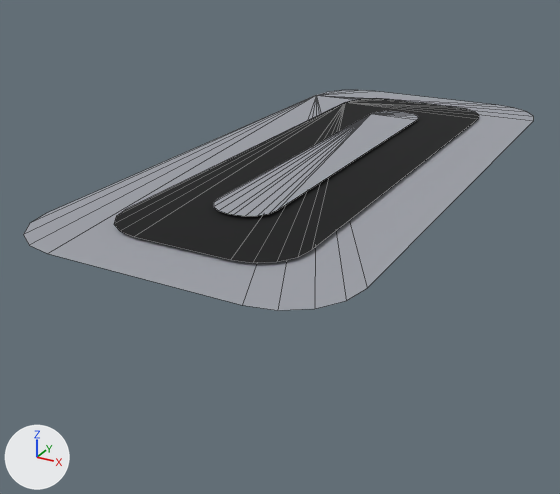
An edit to the COLLADA model Art/Models/premium/rollover-plate.dae, drawn before and after from the same camera.
One viewpoint serves both versions: a 50 mm lens placed at (1.01, -2.2, 0.77), pointed at (-0.15, -0.08, -0.29). The lights are fixed; the arrows at lower left show +X, +Y and +Z. The older version comes first. Mesh edges are drawn as thin lines.

In view in the first picture: 'dark', 'plate_frame'.
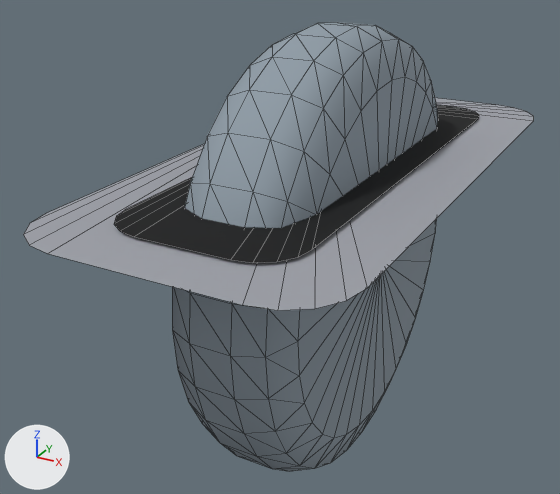
Where the change shows, as pixel boxes (x1, y1, x2, y2) in the pictures (560 x 494 px):
'metal', added
    after: (172, 22, 438, 471)
'plate_frame', reshaped
    before: (23, 90, 534, 310)
    after: (23, 98, 534, 310)
part 1 of me_plate_frame, deleted
    before: (214, 111, 419, 216)

What the commit changed:
Material 'metal' (mat_metal) is new.
Its base color is (0.274, 0.33, 0.38) (grey #8f9ba6).
Its roughness is 0.9.
me_plate_frame is used by ob_plate_frame; location (0.0, 0.0, 0.0).
me_plate_frame had 40 vertices, 36 faces and spanned x -0.46..0.46, y -1.0..1.0, z 0.02..0.04.
me_plate_frame now has 20 vertices, 18 faces and spans x -0.46..0.46, y -1.0..1.0, z 0.02.
me_plate_frame part 1: the loose piece of 20 vertices spanning x -0.09..0.09, y -0.62..0.62, z 0.04 is deleted.
Mesh me_metal is new.
It has 256 vertices, 448 faces and spans x -0.184..0.184, y -0.74..0.74, z -1.04..0.44.
It uses material mat_metal (grey #8f9ba6).
Object 'metal' (ob_metal) is new; it shows me_metal.
Its location is (0.0, 0.0, 0.0).
